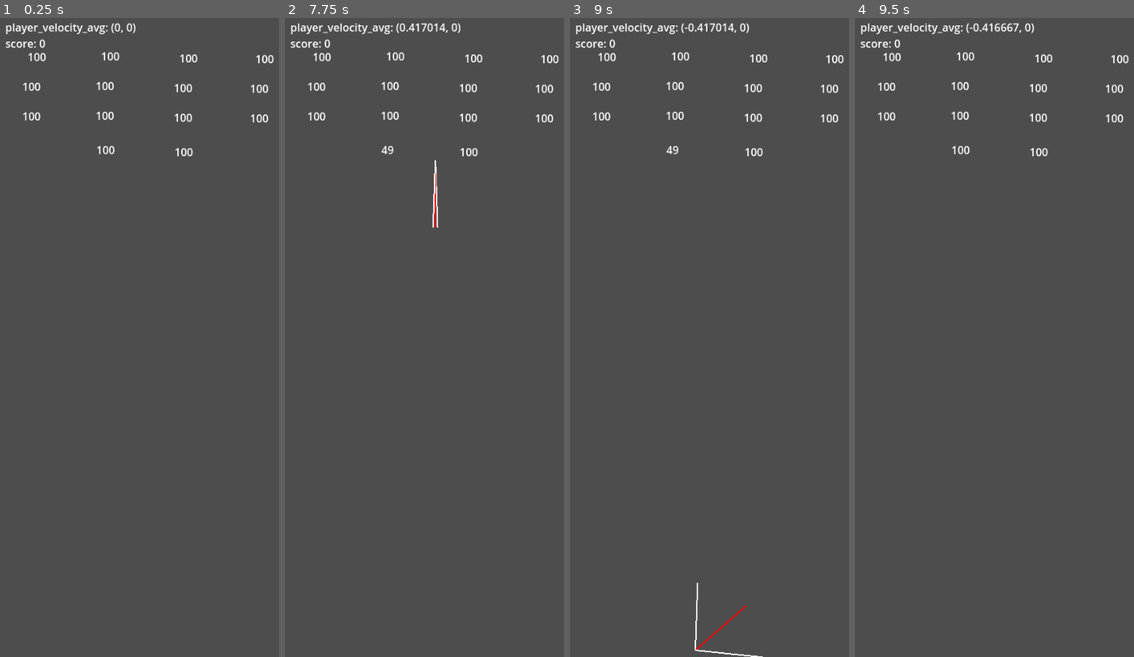
Above: before the commit, frames 1-4 (left to right).
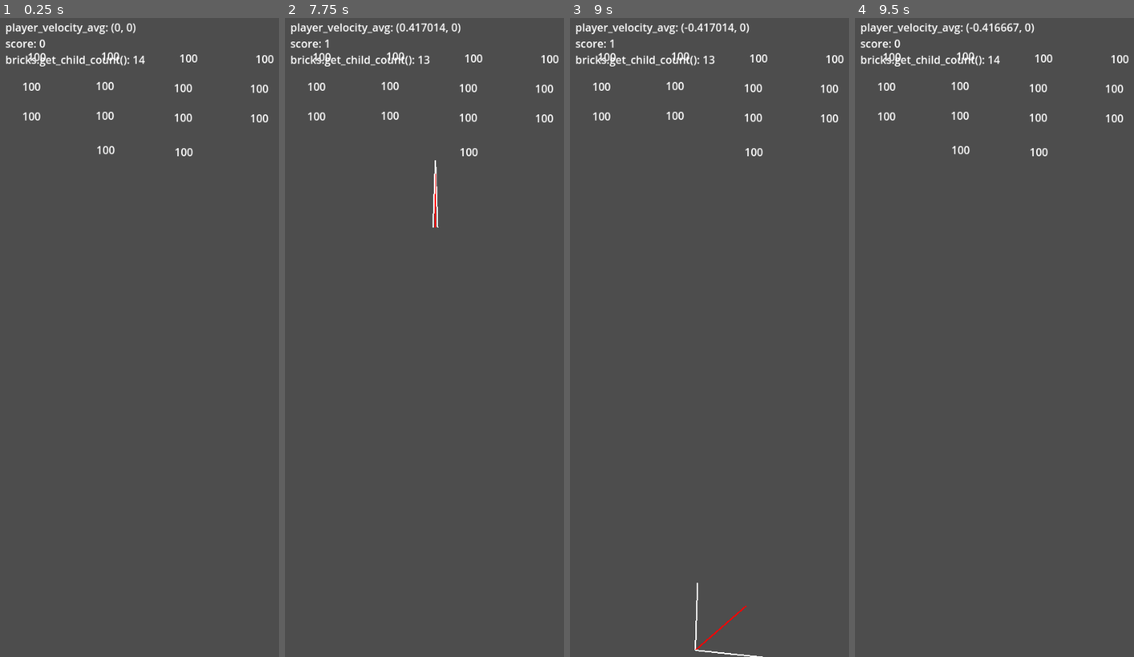
Above: after the commit, the same moments.

Repository: arunas-cesonis/pingpong2
Game: Godot game, scene res://root.tscn
Same seed, same stepped clock (60 frames per second), same inputs: the game is played once before the commit and once after it.
Inputs:
- Up to frame 1 (0.25 s): no input
- Up to frame 2 (7.75 s): tap Enter at 0.5 s; hold D (MoveRight) 0.53-1.28 s; tap R (Reset) every 0.75 s from 1.25 to 4.25 s; hold A (MoveLeft) 1.28-2.03 s; hold D (MoveRight) 2.03-3.53 s; hold A (MoveLeft) 3.53-5.78 s; hold D (MoveRight) from 5.78 s (still down)
- Up to frame 3 (9 s): release D (MoveRight) at 8.03 s; hold A (MoveLeft) from 8.03 s (still down)
- Up to frame 4 (9.5 s): keep holding A (MoveLeft)

The runs differ from the first frame. In frame 1, 0.3% of the frame differs, in the area x 2-52%, y 5-8%; in frame 2, 0.4%; in frame 3, 0.4%, in the area x 2-68%, y 3-100%; in frame 4, 0.3%.

Commit message:
Add bricks and death on brick count 0

Diff:
--- a/root.gd
+++ b/root.gd
@@ -13,6 +13,7 @@
 
 @onready var player: AnimatableBody2D = $Player
 @onready var ball: AnimatableBody2D = $Ball
+@onready var bricks: Node2D = $Bricks
 @onready var debug: Node2D = $Debug
 
 @export var initial_ball_direction := Vector2(0.0, 1.0)
@@ -22,7 +23,7 @@
 
 @onready var player_velocity = Vector2.ZERO
 
-@onready var score := 0.0
+var score := 0
 
 # To be used to add acceleration to ball
 @onready var player_velocity_avg = Vector2.ZERO
@@ -57,8 +58,8 @@
 			normal = normal_offseted
 		elif collision.get_collider() is Brick:
 			var brick := collision.get_collider() as Brick
-			if brick.apply_damage(51.0):
-				score += 1.0
+			if brick.apply_damage(101.0):
+				score += 1
 
 		$Debug.bounce.velocity_in = ball_direction * ball_speed
 		ball_direction = ball_direction.bounce(normal).normalized()
@@ -67,7 +68,7 @@
 		$Debug.bounce.normal = normal
 		$Debug.queue_redraw()
 
-	if ball.position.y > player.position.y:
+	if ball.position.y > player.position.y or bricks.get_child_count() == 0:
 		get_tree().reload_current_scene()
 
 func _process(_delta: float) -> void:
@@ -80,3 +81,4 @@
 	player_velocity_avg = (player_velocity_avg + player_velocity) * 0.05 * _delta
 	$Debug.update_value("player_velocity_avg", player_velocity_avg)
 	$Debug.update_value("score", score)
+	$Debug.update_value("bricks.get_child_count()", bricks.get_child_count())
--- a/root.tscn
+++ b/root.tscn
@@ -50,46 +50,48 @@
 [node name="CollisionShape2D" type="CollisionShape2D" parent="Ball"]
 shape = SubResource("CircleShape2D_wka3s")
 
-[node name="Brick" parent="." instance=ExtResource("3_dkdet")]
+[node name="Bricks" type="Node2D" parent="."]
+
+[node name="Brick" parent="Bricks" instance=ExtResource("3_dkdet")]
 position = Vector2(111, 70)
 
-[node name="Brick2" parent="." instance=ExtResource("3_dkdet")]
+[node name="Brick2" parent="Bricks" instance=ExtResource("3_dkdet")]
 position = Vector2(449, 73)
 
-[node name="Brick3" parent="." instance=ExtResource("3_dkdet")]
+[node name="Brick3" parent="Bricks" instance=ExtResource("3_dkdet")]
 position = Vector2(220, 69)
 
-[node name="Brick4" parent="." instance=ExtResource("3_dkdet")]
+[node name="Brick4" parent="Bricks" instance=ExtResource("3_dkdet")]
 position = Vector2(336, 72)
 
-[node name="Brick5" parent="." instance=ExtResource("3_dkdet")]
+[node name="Brick5" parent="Bricks" instance=ExtResource("3_dkdet")]
 position = Vector2(103, 114)
 
-[node name="Brick6" parent="." instance=ExtResource("3_dkdet")]
+[node name="Brick6" parent="Bricks" instance=ExtResource("3_dkdet")]
 position = Vector2(441, 117)
 
-[node name="Brick7" parent="." instance=ExtResource("3_dkdet")]
+[node name="Brick7" parent="Bricks" instance=ExtResource("3_dkdet")]
 position = Vector2(212, 113)
 
-[node name="Brick8" parent="." instance=ExtResource("3_dkdet")]
+[node name="Brick8" parent="Bricks" instance=ExtResource("3_dkdet")]
 position = Vector2(328, 116)
 
-[node name="Brick9" parent="." instance=ExtResource("3_dkdet")]
+[node name="Brick9" parent="Bricks" instance=ExtResource("3_dkdet")]
 position = Vector2(103, 158)
 
-[node name="Brick10" parent="." instance=ExtResource("3_dkdet")]
+[node name="Brick10" parent="Bricks" instance=ExtResource("3_dkdet")]
 position = Vector2(441, 161)
 
-[node name="Brick11" parent="." instance=ExtResource("3_dkdet")]
+[node name="Brick11" parent="Bricks" instance=ExtResource("3_dkdet")]
 position = Vector2(212, 157)
 
-[node name="Brick12" parent="." instance=ExtResource("3_dkdet")]
+[node name="Brick12" parent="Bricks" instance=ExtResource("3_dkdet")]
 position = Vector2(328, 160)
 
-[node name="Brick13" parent="." instance=ExtResource("3_dkdet")]
+[node name="Brick13" parent="Bricks" instance=ExtResource("3_dkdet")]
 position = Vector2(213, 208)
 
-[node name="Brick14" parent="." instance=ExtResource("3_dkdet")]
+[node name="Brick14" parent="Bricks" instance=ExtResource("3_dkdet")]
 position = Vector2(329, 211)
 
 [node name="Debug" type="Node2D" parent="."]
